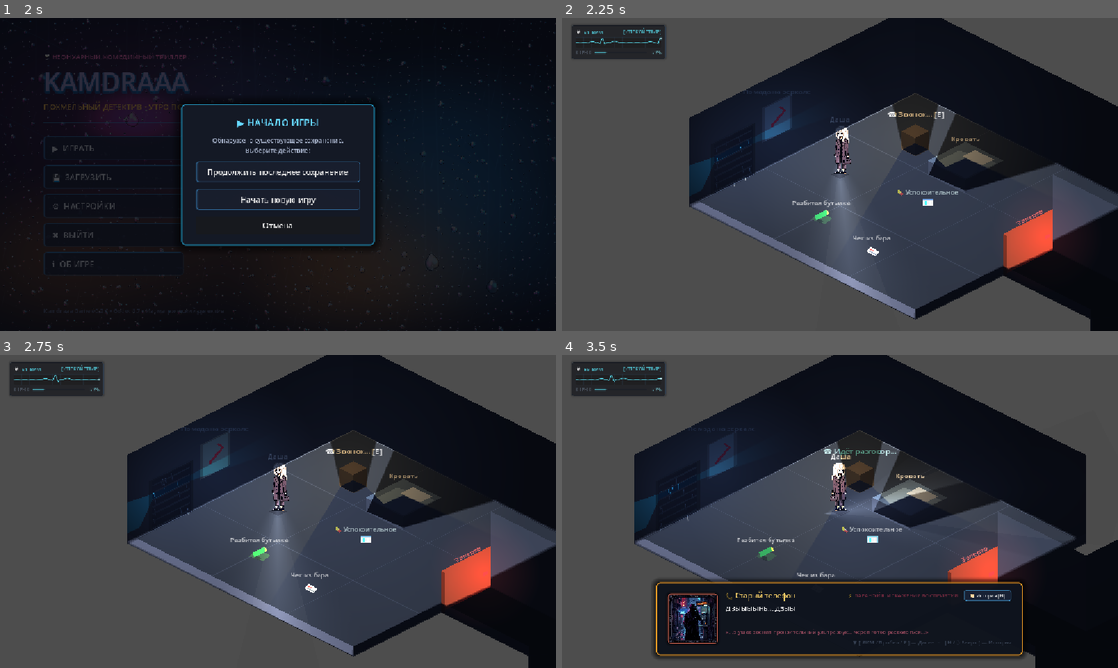
Above: before the commit, frames 1-4 (two rows, left to right).
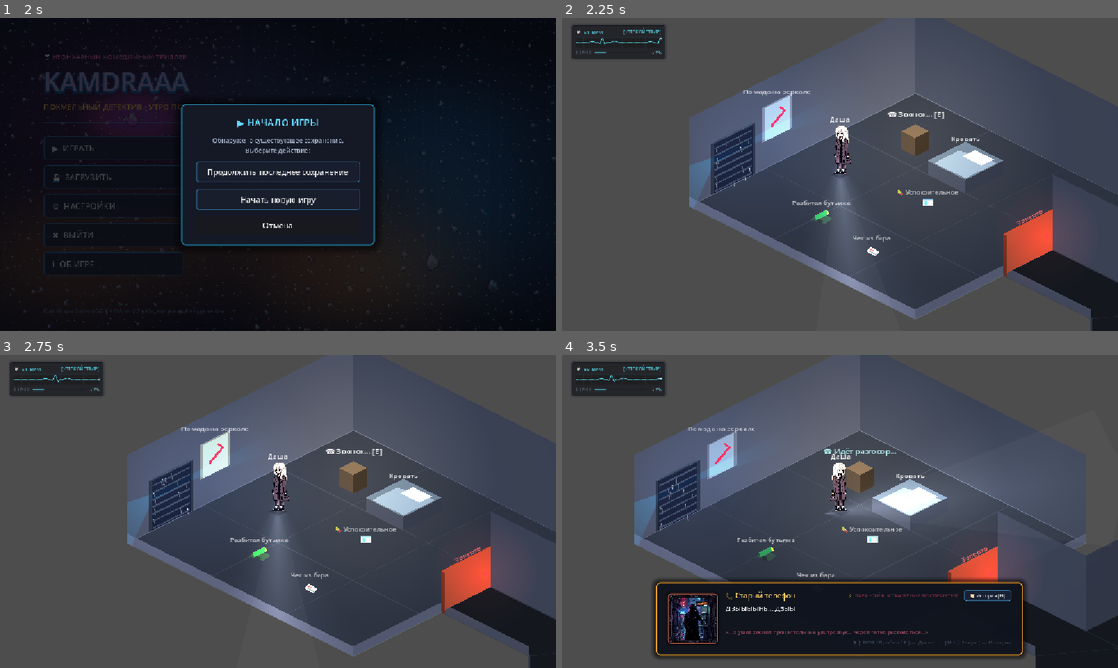
Above: after the commit, the same moments.

Repository: nstuenjoyer/kamdraaaGame
Game: Godot game, scene res://scenes/main_menu.tscn
The game is run twice, just before and just after one commit, with the same random seed, the same clock (stepped at 60 frames per second) and the same inputs.
Inputs (mouse positions are in pixels of both pictures, inside the frame that each line leads up to):
- Up to frame 1 (2 s): click "▶ ИГРАТЬ" at 0.5 s; click "▶ ИГРАТЬ" at 1.25 s
- Up to frame 2 (2.25 s): click "Начать новую игру" at 2 s
- Up to frame 3 (2.75 s): no input
- Up to frame 4 (3.5 s): tap Enter (ui_accept) at 2.75, 3.02 s; move the mouse to (962, 495) at 2.77 s; hold D (move_right) from 2.78 s (still down); hold E (interact) from 2.78 s (still down); click (962, 495) at 2.92 s

Frame 1 is identical in both runs. In frame 2, 28% of the frame differs, in the area x 22-100%, y 0-100%; in frame 3, 28%; in frame 4, 31%, in the area x 13-100%, y 0-100%.

Commit message:
fix: Eliminate harsh wedge shadows in Room 1 and make door swing realistically
- Remove furniture occluders (bed, nightstand) and wall occluders that cast unnatural black wedge shadows across Room 1 and over the player
- Disable shadows on Room1CeilingLight and DeskLampLight for clean, natural ambient illumination
- Replace translucent green door with solid mahogany door panel that swings realistically 90 degrees against corridor wall
- Hide floating DoorLabel when door is unlocked and open

Diff:
--- a/scenes/main.tscn
+++ b/scenes/main.tscn
@@ -44,23 +44,8 @@
 fill_from = Vector2(0.5, 0.5)
 fill_to = Vector2(1, 0.5)
 
-[sub_resource type="OccluderPolygon2D" id="OccluderPolygon2D_bed"]
-polygon = PackedVector2Array(-58, 0, 0, -26, 58, 0, 0, 26)
-
-[sub_resource type="OccluderPolygon2D" id="OccluderPolygon2D_nightstand"]
-polygon = PackedVector2Array(-20, 0, 0, -10, 20, 0, 0, 10)
-
 [sub_resource type="OccluderPolygon2D" id="OccluderPolygon2D_door"]
 polygon = PackedVector2Array(-4, 4, 84, -36, 84, -44, -4, -4)
-
-[sub_resource type="OccluderPolygon2D" id="OccluderPolygon2D_wall_nw"]
-polygon = PackedVector2Array(240, 340, 600, 160, 600, 145, 240, 325)
-
-[sub_resource type="OccluderPolygon2D" id="OccluderPolygon2D_wall_ne"]
-polygon = PackedVector2Array(600, 160, 960, 340, 960, 325, 600, 145)
-
-[sub_resource type="OccluderPolygon2D" id="OccluderPolygon2D_wall_sw"]
-polygon = PackedVector2Array(240, 340, 600, 520, 600, 535, 240, 355)
 
 [sub_resource type="OccluderPolygon2D" id="OccluderPolygon2D_wall_se1"]
 polygon = PackedVector2Array(600, 520, 740, 450, 740, 435, 600, 505)
@@ -189,15 +174,6 @@
 [node name="WallSE_Part2_Visual" type="Polygon2D" parent="Walls"]
 color = Color(0.25, 0.27, 0.34, 1)
 polygon = PackedVector2Array(820, 410, 960, 340, 960, 325, 820, 395)
-
-[node name="WallNW_Occluder" type="LightOccluder2D" parent="Walls"]
-occluder = SubResource("OccluderPolygon2D_wall_nw")
-
-[node name="WallNE_Occluder" type="LightOccluder2D" parent="Walls"]
-occluder = SubResource("OccluderPolygon2D_wall_ne")
-
-[node name="WallSW_Occluder" type="LightOccluder2D" parent="Walls"]
-occluder = SubResource("OccluderPolygon2D_wall_sw")
 
 [node name="WallSE_Part1_Occluder" type="LightOccluder2D" parent="Walls"]
 occluder = SubResource("OccluderPolygon2D_wall_se1")
@@ -460,9 +436,6 @@
 text = "Кровать"
 horizontal_alignment = 1
 
-[node name="BedOccluder" type="LightOccluder2D" parent="Bed"]
-occluder = SubResource("OccluderPolygon2D_bed")
-
 [node name="QuestItem" type="Area2D" parent="." node_paths=PackedStringArray("door_to_open", "dialogue_box", "player")]
 y_sort_enabled = true
 position = Vector2(600, 250)
@@ -501,9 +474,6 @@
 
 [node name="CollisionPolygon2D" type="CollisionPolygon2D" parent="QuestItem/SolidBody"]
 polygon = PackedVector2Array(-22, 0, 0, -11, 22, 0, 0, 11)
-
-[node name="NightstandOccluder" type="LightOccluder2D" parent="QuestItem"]
-occluder = SubResource("OccluderPolygon2D_nightstand")
 
 [node name="PhoneLabel" type="Label" parent="QuestItem"]
 offset_left = -60.0
@@ -700,24 +670,20 @@
 [node name="RoomLights" type="Node2D" parent="."]
 
 [node name="Room1CeilingLight" type="PointLight2D" parent="RoomLights"]
-position = Vector2(600, 340)
+position = Vector2(560, 330)
 color = Color(0.96, 0.95, 0.92, 1)
-energy = 1.35
+energy = 1.3
 texture = SubResource("GradientTexture2D_fill")
-texture_scale = 7.0
-shadow_enabled = true
-shadow_filter = 1
-shadow_color = Color(0.02, 0.03, 0.05, 0.85)
+texture_scale = 6.2
+shadow_enabled = false
 
 [node name="DeskLampLight" type="PointLight2D" parent="RoomLights"]
-position = Vector2(595, 225)
-color = Color(1, 0.8, 0.48, 1)
-energy = 0.9
+position = Vector2(600, 240)
+color = Color(1, 0.82, 0.52, 1)
+energy = 0.75
 texture = SubResource("GradientTexture2D_radial")
-texture_scale = 2.2
-shadow_enabled = true
-shadow_filter = 1
-shadow_color = Color(0.04, 0.05, 0.08, 0.75)
+texture_scale = 1.8
+shadow_enabled = false
 
 [node name="MirrorLight" type="PointLight2D" parent="RoomLights"]
 position = Vector2(380, 225)
--- a/scripts/door.gd
+++ b/scripts/door.gd
@@ -48,8 +48,7 @@
 
 	# Обновляем визуальный статус
 	if door_label:
-		door_label.text = "Открыто"
-		door_label.modulate = Color(0.3, 1.0, 0.4, 1.0)
+		door_label.visible = false
 	if lock_led:
 		lock_led.color = Color(0.2, 1.0, 0.4, 1.0)
 	if lock_light:
@@ -57,16 +56,17 @@
 	if door_occluder:
 		door_occluder.visible = false
 
-	# Анимация открытия: полупрозрачность дверного полотна
+	# Анимация распахивания створки: дверь распахивается вдоль стены коридора
 	door_tween = create_tween().set_parallel(true)
 	if door_panel:
-		door_tween.tween_property(door_panel, "color", Color(0.2, 0.5, 0.3, 0.4), 0.5)
-		door_tween.tween_property(door_panel, "modulate:a", 0.3, 0.5)
+		door_panel.modulate.a = 1.0
+		door_panel.color = Color(0.45, 0.22, 0.15, 1.0)
+		door_tween.tween_method(_set_door_swing, 0.0, 1.0, 0.45).set_trans(Tween.TRANS_CUBIC).set_ease(Tween.EASE_OUT)
 	var door_side: CanvasItem = get_node_or_null("DoorSide") as CanvasItem
 	if door_side:
-		door_tween.tween_property(door_side, "modulate:a", 0.3, 0.5)
+		door_tween.tween_property(door_side, "modulate:a", 0.0, 0.2)
 
-	print("🚪 [ДВЕРЬ]: Электрозамок открыт! Проход свободен.")
+	print("🚪 [ДВЕРЬ]: Электрозамок открыт! Створка распахнута вдоль стены.")
 
 func close() -> void:
 	is_opened = false
@@ -78,6 +78,7 @@
 	if door_label:
 		door_label.text = "Заперто"
 		door_label.modulate = Color(1.0, 0.3, 0.3, 1.0)
+		door_label.visible = true
 	if lock_led:
 		lock_led.color = Color(1.0, 0.2, 0.2, 1.0)
 	if lock_light:
@@ -85,9 +86,24 @@
 	if door_occluder:
 		door_occluder.visible = true
 	if door_panel:
+		door_panel.modulate.a = 1.0
 		door_panel.color = Color(0.48, 0.22, 0.16, 1.0)
-		door_panel.modulate.a = 1.0
+		door_tween = create_tween().set_parallel(true)
+		door_tween.tween_method(_set_door_swing, 1.0, 0.0, 0.35).set_trans(Tween.TRANS_CUBIC).set_ease(Tween.EASE_IN)
 	var door_side: CanvasItem = get_node_or_null("DoorSide") as CanvasItem
 	if door_side:
 		door_side.modulate.a = 1.0
 	print("🚪 [ДВЕРЬ]: Электрозамок заблокирован.")
+
+func _set_door_swing(t: float) -> void:
+	if not door_panel:
+		return
+	# Интерполяция положения створки: от закрытого (80, -40) к распахнутому вдоль стены коридора (60, 30)
+	var tip_base: Vector2 = Vector2(80.0, -40.0).lerp(Vector2(60.0, 30.0), t)
+	var tip_top: Vector2 = tip_base + Vector2(0.0, -65.0)
+	door_panel.polygon = PackedVector2Array([
+		Vector2(0, 0),
+		tip_base,
+		tip_top,
+		Vector2(0, -65)
+	])
Not shown, changed: .agents/codebase_index.json
Not shown: 1 places in scenes/main.tscn that only renumber resources
Not shown, changed: AGENTS.md
Not shown, changed: PROJECT_INDEX.md
